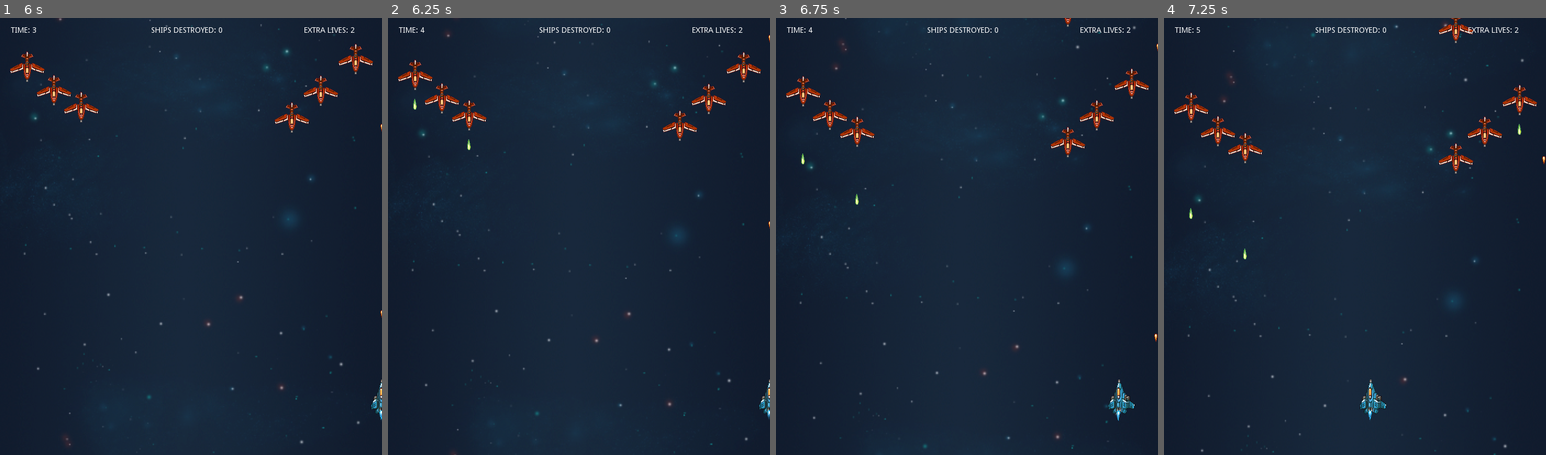
Above: before the commit, frames 1-4 (left to right).
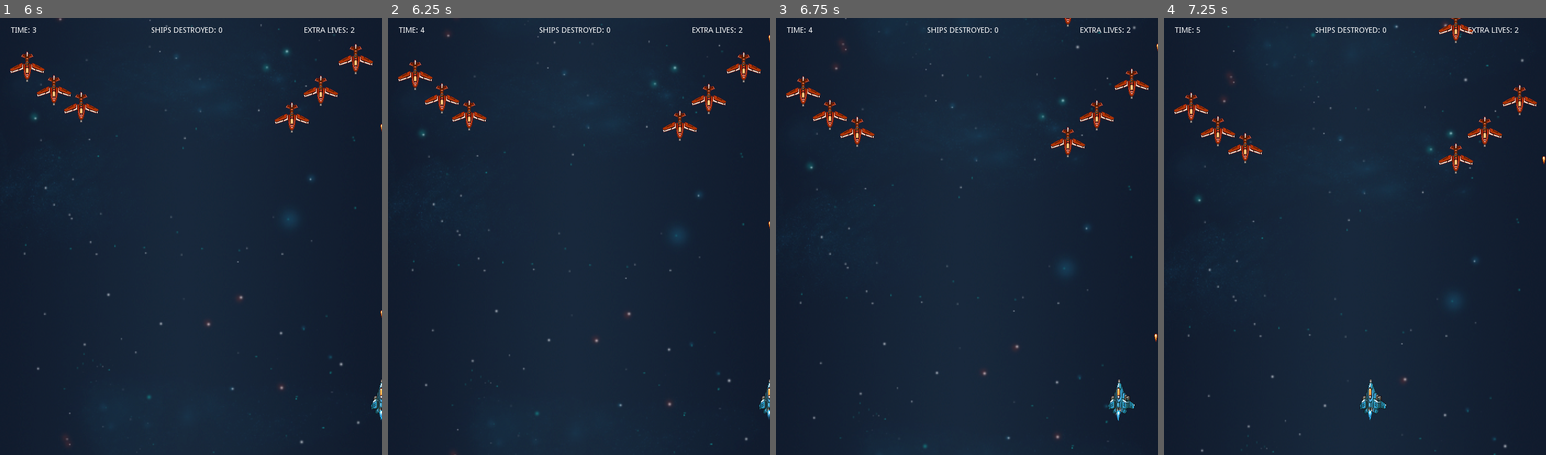
Above: after the commit, the same moments.

Repository: jdibble21/FP-Space-Odyssey
Game: Godot game, scene res://src/Menu.tscn
Two runs of this game, one before a commit and one after it. Both use one fixed random seed, a clock stepped at 60 frames per second and the inputs below. Sound files missing from this copy of the repository are replaced by a short silence.
Inputs (mouse positions are in pixels of both pictures, inside the frame that each line leads up to):
- Up to frame 1 (6 s): click "PLAY!" at 0.5 s; click "PLAY!" at 1.25 s; click "Level One" at 2 s; move the mouse to (275, 214) at 2.77 s; press the mouse at (275, 214) at 2.78 s; hold D (move_right) 2.78-3.53 s; move the mouse to (114, 258) at 3.52 s; release the mouse at (114, 258) at 3.53 s; hold S (move_down) 3.53-4.28 s; click (114, 258) at 3.6 s; move the mouse to (229, 140) at 4.27 s; press the mouse at (229, 140) at 4.28 s; hold D (move_right) 4.28-5.03 s; move the mouse to (171, 323) at 5.02 s; release the mouse at (171, 323) at 5.03 s; hold W (move_up) 5.03-5.78 s; click (171, 323) at 5.1 s; move the mouse to (305, 302) at 5.77 s; press the mouse at (305, 302) at 5.78 s; hold A (move_left) from 5.78 s (still down)
- Up to frame 2 (6.25 s): keep holding A (move_left)
- Up to frame 3 (6.75 s): keep holding A (move_left); move the mouse to (852, 170) at 6.52 s; release the mouse at (852, 170) at 6.53 s; click (852, 170) at 6.6 s
- Up to frame 4 (7.25 s): keep holding A (move_left)

Frame 1 is identical in both runs. In frame 2, less than 0.1% of the frame differs, in the area x 6-22%, y 18-31%; in frame 3, less than 0.1%; in frame 4, less than 0.1%, in the area x 6-94%, y 24-56%.
Error after the commit: Invalid get index 'name' (on base: 'null instance'). (res://src/StandardEnemies/StandardEnemyEasy.gd:22)

Commit message:
Refactor root_node calls and implement powerup

Diff:
--- a/project/src/AdvancedEnemies/AdvancedEnemyEasy.gd
+++ b/project/src/AdvancedEnemies/AdvancedEnemyEasy.gd
@@ -7,6 +7,8 @@
 var _current_muzzle
 var _fire_delay := randi()%4+1
 var _time_elapsed := 0.0
+var _current_scene_name
+var _lives := 2
 
 onready var _muzzle_one = $Muzzle1
 onready var _muzzle_two = $Muzzle2
@@ -14,6 +16,8 @@
 func _ready():
 	$Exhaust1.play("active")
 	$Exhaust2.play("active")
+	var current_scene = get_tree().get_current_scene()
+	_current_scene_name = current_scene.name
 
 
 func _process(delta):
@@ -42,6 +46,6 @@
 
 func _fire():
 	var b = Bullet.instance()
-	var root_attach = get_tree().get_root().get_node("LevelOne")
+	var root_attach = get_tree().get_root().get_node(_current_scene_name)
 	root_attach.add_child(b)
 	b.transform = _current_muzzle.global_transform
--- a/project/src/Player/Player.gd
+++ b/project/src/Player/Player.gd
@@ -14,6 +14,7 @@
 
 var current_pos := Vector2()
 var _screen_size
+var powerups_collected := 0
 var player_lives := 2
 var _plasma_bullet_powerup_active := false
 var _current_special_muzzle := 0
@@ -73,7 +74,12 @@
 
 
 func _on_HitBox_hit(area):
+	if area.is_in_group("plasma_powerup") and !area.is_in_group("used"):
+		powerups_collected += 1
+		_plasma_bullet_powerup_active = true
+		$SpecialAttackTimer.start()
 	if area.is_in_group("health_powerup") and !area.is_in_group("used"):
+		powerups_collected += 1
 		player_lives += 1
 	if area.is_in_group("hazard"):
 		emit_signal("player_hit")
@@ -100,3 +106,7 @@
 
 func _on_enemy_destroyed():
 	emit_signal("enemy_destroyed")
+
+
+func _on_SpecialAttackTimer_timeout():
+	_plasma_bullet_powerup_active = false
--- a/project/src/Player/Player.tscn
+++ b/project/src/Player/Player.tscn
@@ -92,4 +92,8 @@
 
 [node name="SpecialMuzzleTwo" type="Position2D" parent="."]
 position = Vector2( -14.5, -2 )
+
+[node name="SpecialAttackTimer" type="Timer" parent="."]
+wait_time = 6.0
 [connection signal="area_entered" from="HitBox" to="." method="_on_HitBox_hit"]
+[connection signal="timeout" from="SpecialAttackTimer" to="." method="_on_SpecialAttackTimer_timeout"]
--- a/project/src/PowerUps/PlasmaPowerup.gd
+++ b/project/src/PowerUps/PlasmaPowerup.gd
@@ -1,11 +1,11 @@
 extends StaticBody2D
 
+const SPEED := 100
 
-
-func _ready():
-	pass # Replace with function body.
-
-
+func _process(delta):
+	position += transform.y * SPEED * delta
+	if position.y >= 800:
+		queue_free()
 
 
 func _on_Area2D_area_entered(area):
@@ -14,3 +14,7 @@
 		$PickupSound.play()
 		$Sprite.hide()
 		add_to_group("used")
+
+
+func _on_PickupSound_finished():
+	queue_free()
--- a/project/src/PowerUps/PlasmaPowerup.tscn
+++ b/project/src/PowerUps/PlasmaPowerup.tscn
@@ -1,7 +1,8 @@
-[gd_scene load_steps=4 format=2]
+[gd_scene load_steps=5 format=2]
 
 [ext_resource path="res://assets/PixelSpaceRage/256px/Powerup_Energy_png_processed.png" type="Texture" id=1]
 [ext_resource path="res://src/PowerUps/PlasmaPowerup.gd" type="Script" id=2]
+[ext_resource path="res://assets/sound_assets/173324__soundnimja__coin-3.ogg" type="AudioStream" id=3]
 
 [sub_resource type="RectangleShape2D" id=1]
 extents = Vector2( 21.0135, 13.4623 )
@@ -22,4 +23,6 @@
 texture = ExtResource( 1 )
 
 [node name="PickupSound" type="AudioStreamPlayer2D" parent="."]
+stream = ExtResource( 3 )
 [connection signal="area_entered" from="Area2D" to="." method="_on_Area2D_area_entered"]
+[connection signal="finished" from="PickupSound" to="." method="_on_PickupSound_finished"]
--- a/project/src/Projectiles/PlasmaBullet.tscn
+++ b/project/src/Projectiles/PlasmaBullet.tscn
@@ -16,7 +16,9 @@
 radius = 3.84061
 height = 16.6094
 
-[node name="PlasmaBullet" type="Area2D"]
+[node name="PlasmaBullet" type="Area2D" groups=[
+"player_bullet",
+]]
 script = ExtResource( 3 )
 __meta__ = {
 "_edit_group_": true
--- a/project/src/StandardEnemies/StandardEnemyEasy.gd
+++ b/project/src/StandardEnemies/StandardEnemyEasy.gd
@@ -6,17 +6,20 @@
 
 export (PackedScene) var Bullet
 export (PackedScene) var HealthPowerup
-export (PackedScene) var AttackPowerup
+export (PackedScene) var PlasmaAttackPowerup
 
 var _initial_fire_delay := randi()%6+1
 var _fire_delay := randi()%8+2
-var _powerup_drop_chance := randi()%3+1
+var _powerup_drop_chance := randi()%12+1
 var _powerup_released := false
 var _time_elapsed := 0.0
+var _current_scene_name
 
 func _ready():
 	connect("destroyed",self,"_check_powerup_drop")
 	$AnimatedSprite.play("normal")
+	var current_scene = get_tree().get_current_scene()
+	_current_scene_name = current_scene.name
 
 
 func _process(delta):
@@ -31,7 +34,7 @@
 
 func _fire():
 	var b = Bullet.instance()
-	var root_attach = get_tree().get_root().get_node("LevelOne")
+	var root_attach = get_tree().get_root().get_node(_current_scene_name)
 	root_attach.add_child(b)
 	b.transform = $Muzzle.global_transform
 
@@ -54,7 +57,11 @@
 		_powerup_released = true
 		var power_up = HealthPowerup.instance()
 		power_up.position = self.position
-		print("DROPPING POWERUP")
-		var root_attach = get_tree().get_root().get_node("LevelOne")
+		var root_attach = get_tree().get_root().get_node(_current_scene_name)
 		root_attach.call_deferred("add_child",power_up)
-		#root_attach.add_child(power_up)
+	if _powerup_drop_chance == 3 and !_powerup_released:
+		_powerup_released = true
+		var power_up = PlasmaAttackPowerup.instance()
+		power_up.position = self.position
+		var root_attach = get_tree().get_root().get_node(_current_scene_name)
+		root_attach.call_deferred("add_child",power_up)
--- a/project/src/StandardEnemies/StandardEnemyEasy.tscn
+++ b/project/src/StandardEnemies/StandardEnemyEasy.tscn
@@ -15,6 +15,7 @@
 [ext_resource path="res://src/StandardEnemies/StandardEnemyEasy.gd" type="Script" id=13]
 [ext_resource path="res://assets/sound_assets/enemy_destroyed.ogg" type="AudioStream" id=14]
 [ext_resource path="res://src/PowerUps/LifePowerUp.tscn" type="PackedScene" id=15]
+[ext_resource path="res://src/PowerUps/PlasmaPowerup.tscn" type="PackedScene" id=16]
 
 [sub_resource type="CircleShape2D" id=1]
 radius = 30.9355
@@ -42,6 +43,7 @@
 script = ExtResource( 13 )
 Bullet = ExtResource( 1 )
 HealthPowerup = ExtResource( 15 )
+PlasmaAttackPowerup = ExtResource( 16 )
 
 [node name="CollisionShape2D" type="CollisionShape2D" parent="."]
 shape = SubResource( 1 )
Not shown: 1 places in project/src/StandardEnemies/StandardEnemyEasy.tscn that only renumber resources
